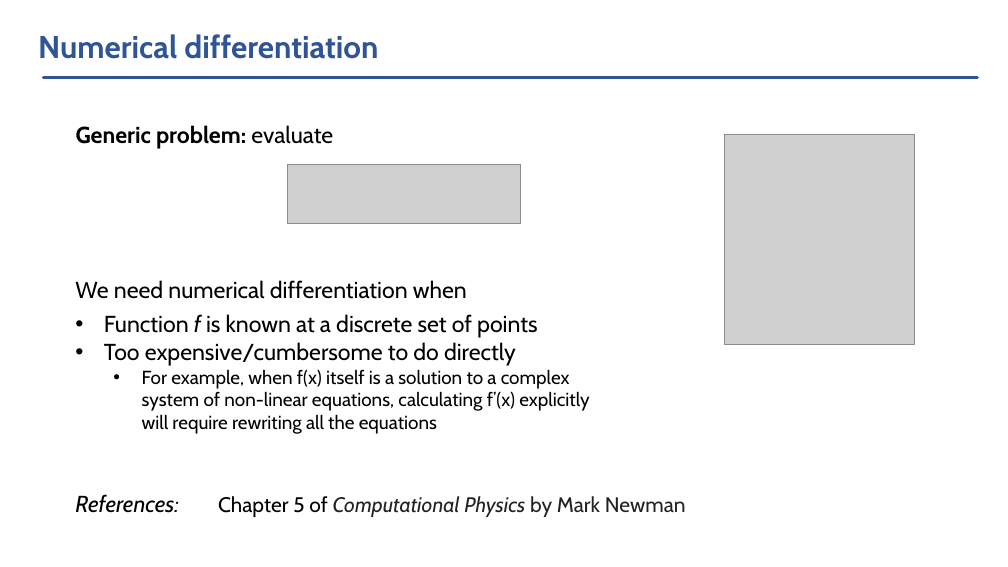
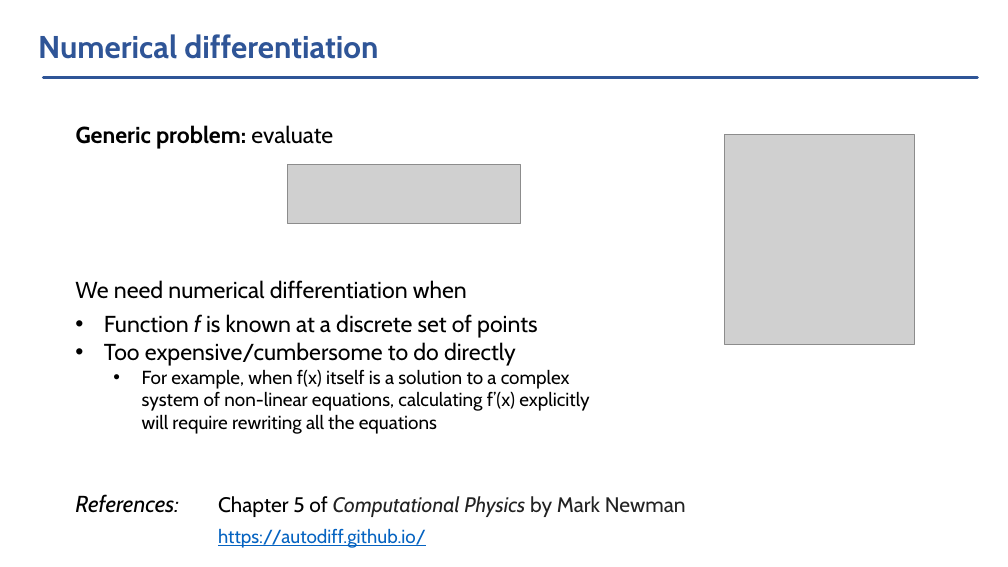
Before and after one commit to vlvovch/PHYS6350-ComputationalPhysics, a slide deck: slide 2 of slides/Lecture10-02-18-23-NumericalDerivatives.pptx. Drawn at 1008x567 pixels with LibreOffice and Linux fonts; fonts in the diff are those of the drawing; grey boxes stand for pictures. Boxes give left, top, right and bottom in pixels: in the first picture for what was removed or moved away, otherwise in the second. Text is boxed around its words. In the diff, an @@ line names an element or a change of style, - is before the commit and + after.

```diff
--- a/slides/Lecture10-02-18-23-NumericalDerivatives.pptx
+++ b/slides/Lecture10-02-18-23-NumericalDerivatives.pptx
@@ text added at (218,528,426,548), 18 pt, text #0563C1, underline @@
+https://autodiff.github.io/
```
Also in this commit, not shown: 1 other slide changed, 6 other files.
